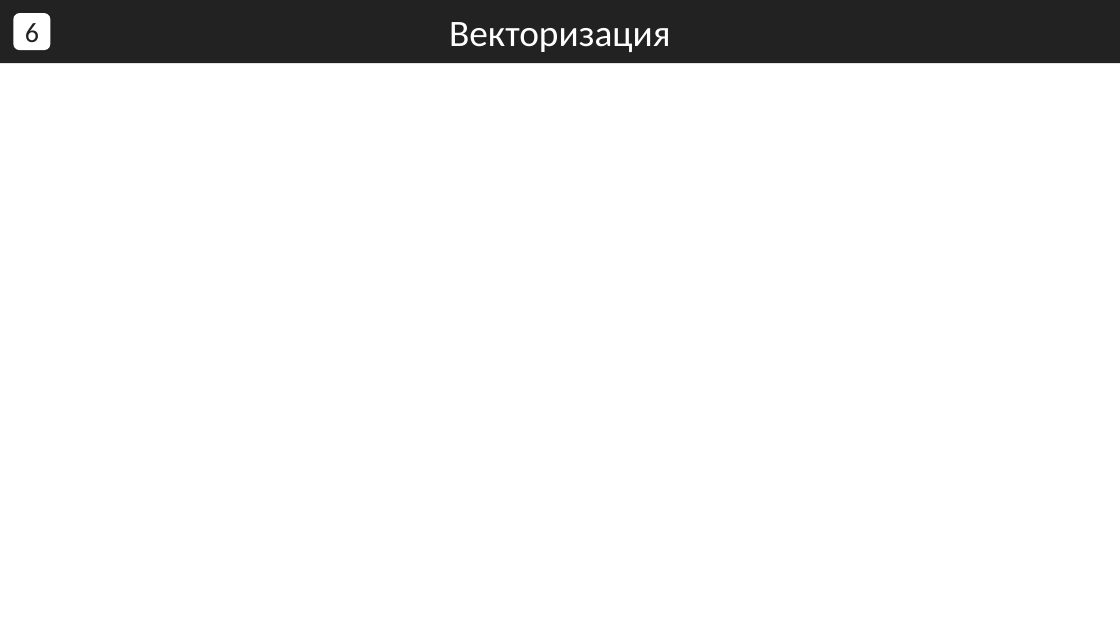
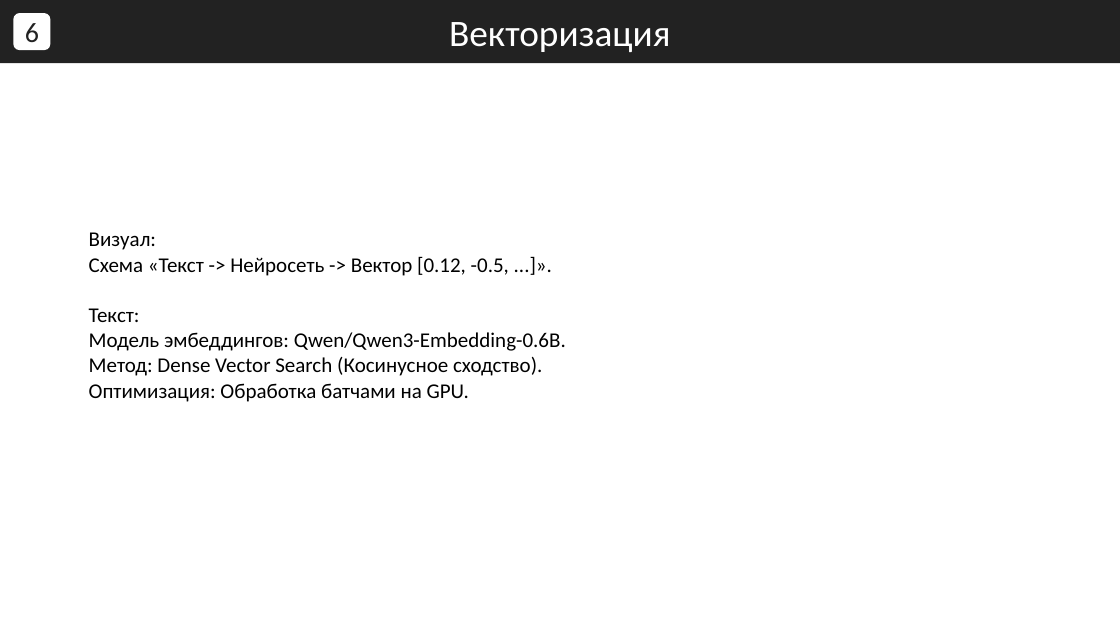
Before and after one commit to ConstDemi/ragarxiv, a slide deck: slide 6 of arXiv_Presentation.pptx. Drawn at 1120x630 pixels with LibreOffice and Linux fonts; fonts in the diff are those of the drawing. Boxes give left, top, right and bottom in pixels: in the first picture for what was removed or moved away, otherwise in the second. Text is boxed around its words. In the diff, an @@ line names an element or a change of style, - is before the commit and + after.

```diff
--- a/arXiv_Presentation.pptx
+++ b/arXiv_Presentation.pptx
@@ text added at bbox=[89, 232, 566, 402], 18 pt, text #000000 @@
+Визуал:
+Схема «Текст -> Нейросеть -> Вектор [0.12, -0.5, ...]».
+Текст:
+Модель эмбеддингов: Qwen/Qwen3-Embedding-0.6B.
+Метод: Dense Vector Search (Косинусное сходство).
+Оптимизация: Обработка батчами на GPU.
```
Also in this commit, not shown: 8 other slides changed, 1 slide added, 4 slides removed.
